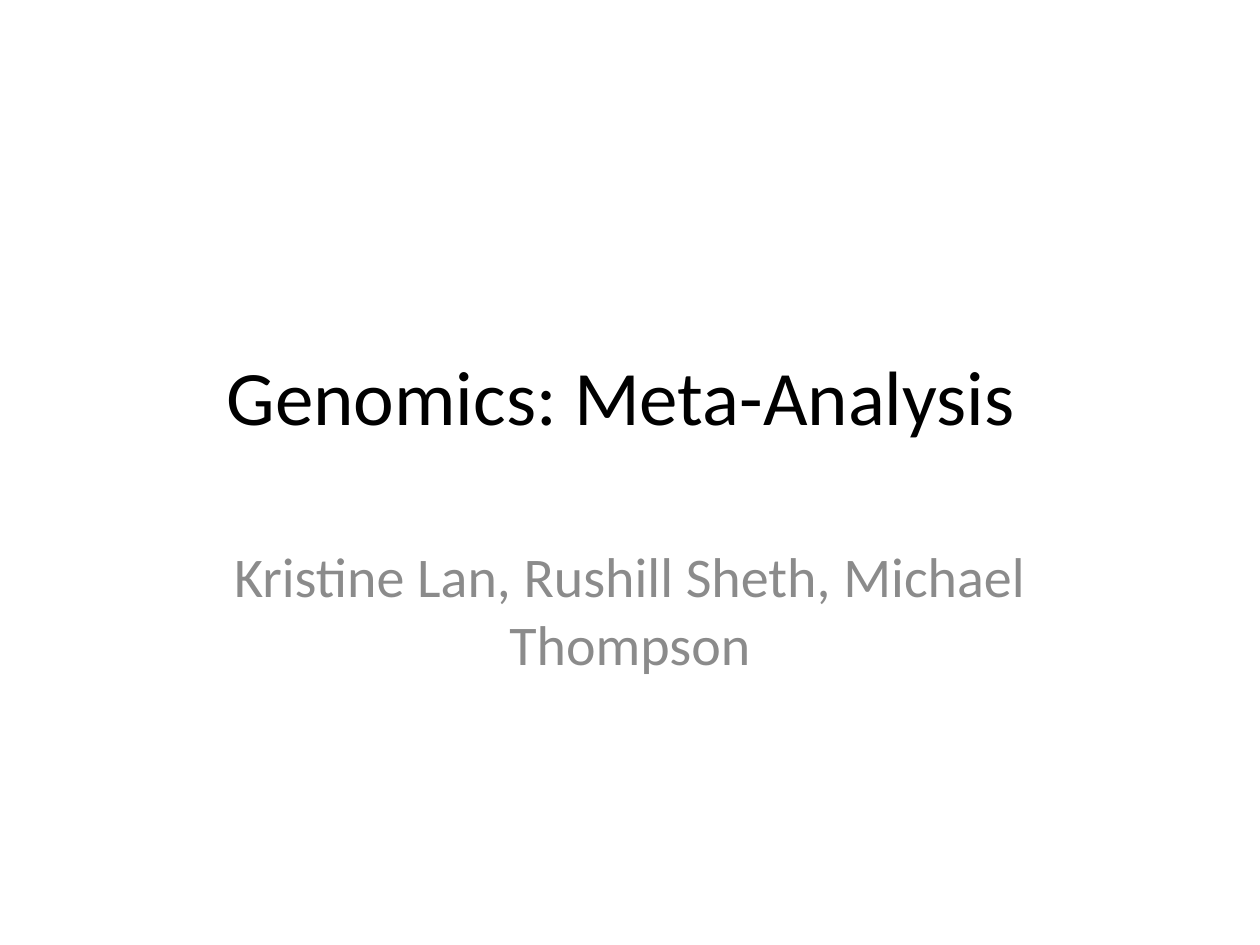
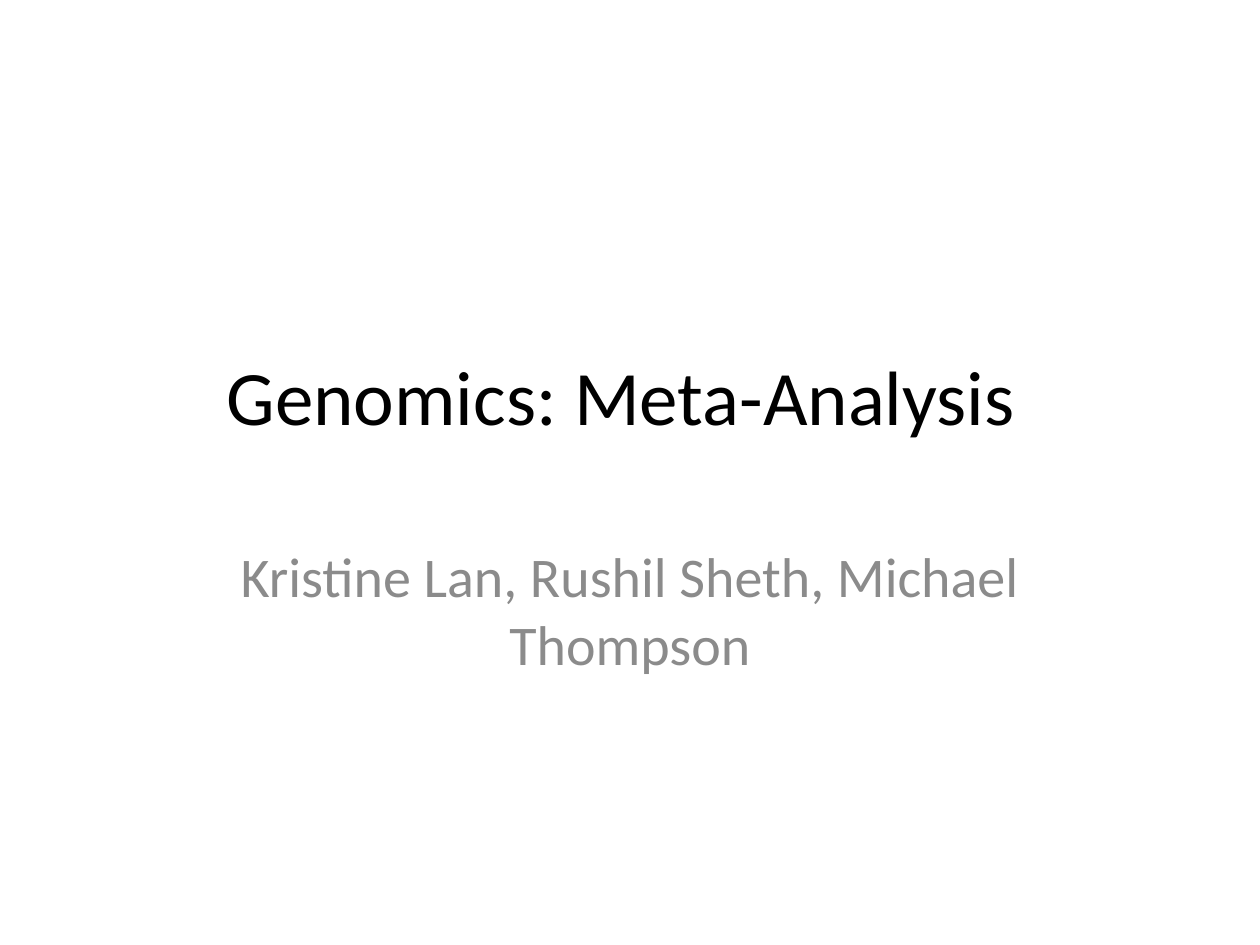
Before and after one commit to lankrist/ph_meta-analysis, a slide deck: slide 1 of meta_analysis_presentation.pptx. Drawn at 1260x945 pixels with LibreOffice and Linux fonts; fonts in the diff are those of the drawing; background and template pictures are left out. Boxes give left, top, right and bottom in pixels: in the first picture for what was removed or moved away, otherwise in the second. Text is boxed around its words. In the diff, an @@ line names an element or a change of style, - is before the commit and + after.

```diff
--- a/meta_analysis_presentation.pptx
+++ b/meta_analysis_presentation.pptx
@@ subtitle at (241,558,1018,674): text changed @@
-Kristine Lan, Rushill Sheth, Michael Thompson
+Kristine Lan, Rushil Sheth, Michael Thompson
```
Also in this commit, not shown: 1 slide added.
